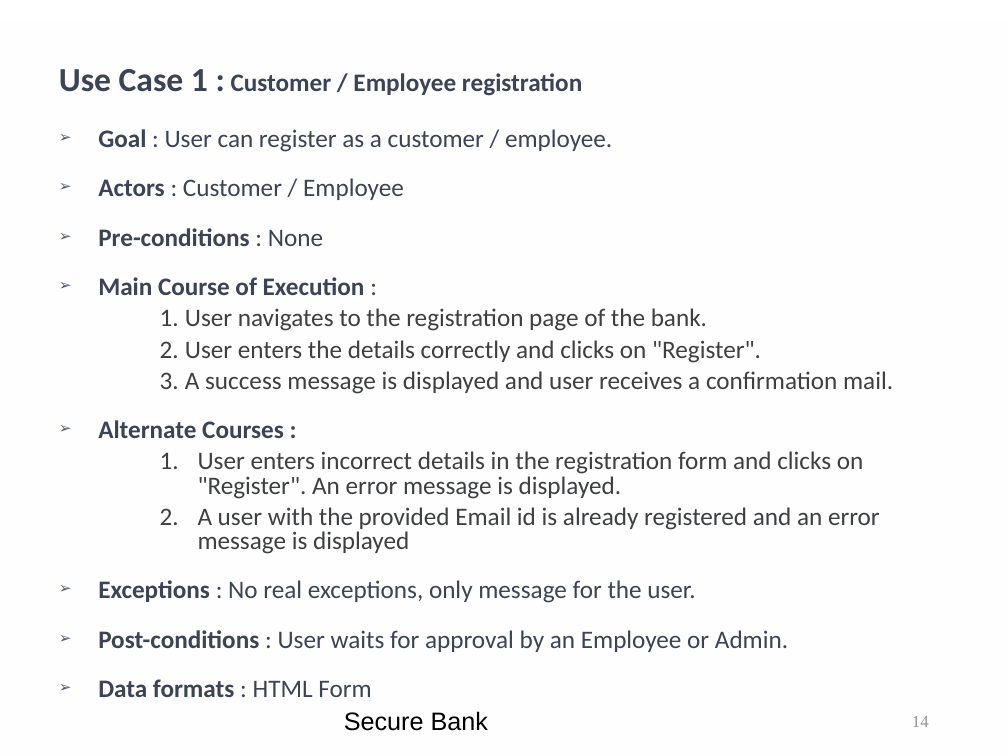
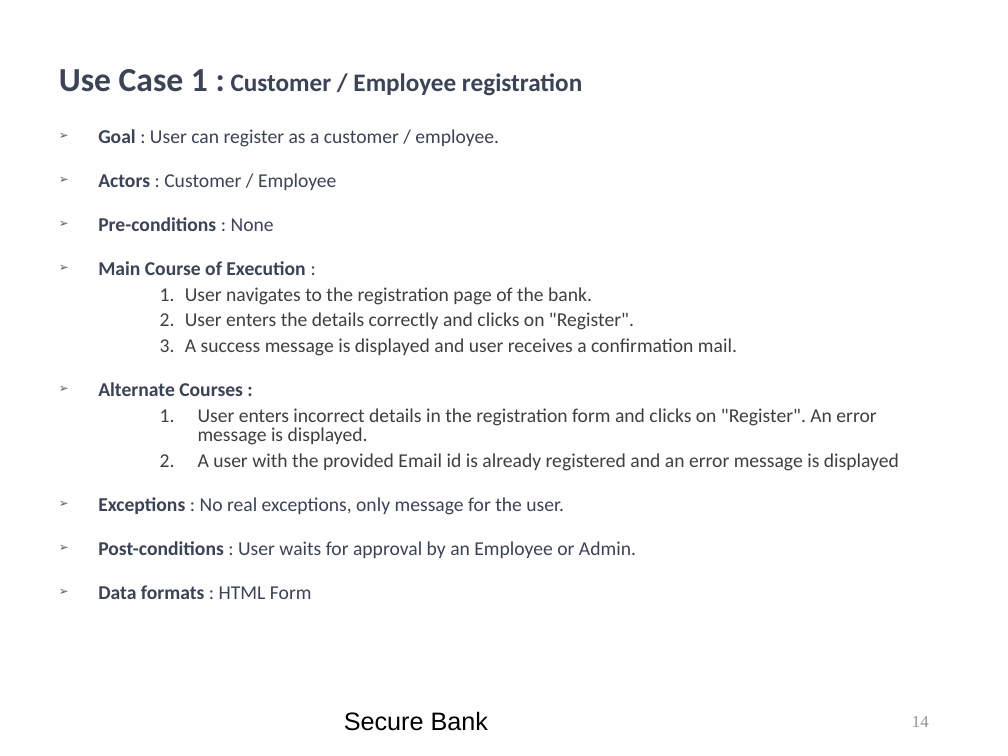
Before and after one commit to kwuerl/secure-coding-team-8, a slide deck: slide 14 of presentations/Phase3.ppt. Drawn at 1008x756 pixels with LibreOffice and Linux fonts; fonts in the diff are those of the drawing; background and template pictures are left out. Boxes give left, top, right and bottom in pixels: in the first picture for what was removed or moved away, otherwise in the second. Text is boxed around its words. In the diff, an @@ line names an element or a change of style, - is before the commit and + after.

```diff
--- a/presentations/Phase3.ppt
+++ b/presentations/Phase3.ppt
@@ text "Goal : User can register ..." at (x1=98, y1=129, x2=899, y2=599): size 18 to 14 pt @@
```
Also in this commit, not shown: 9 other slides changed, 8 slides added.
